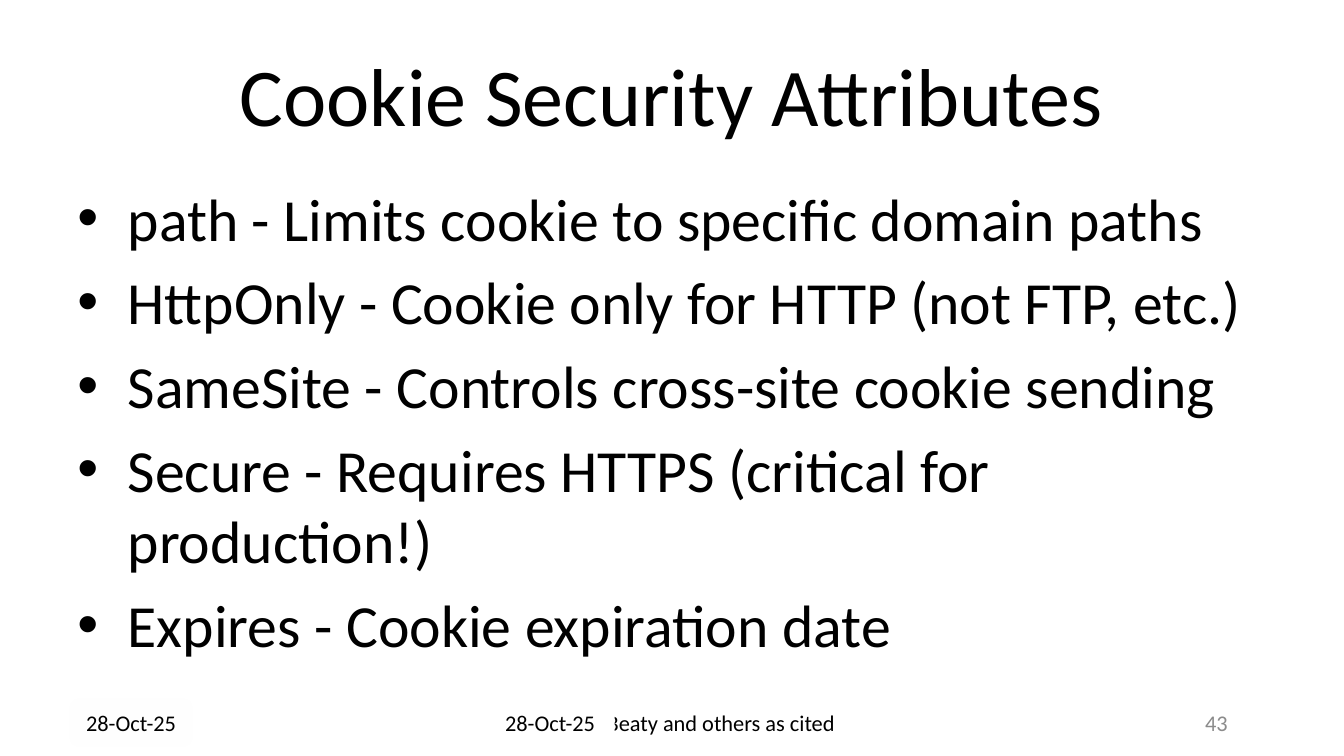
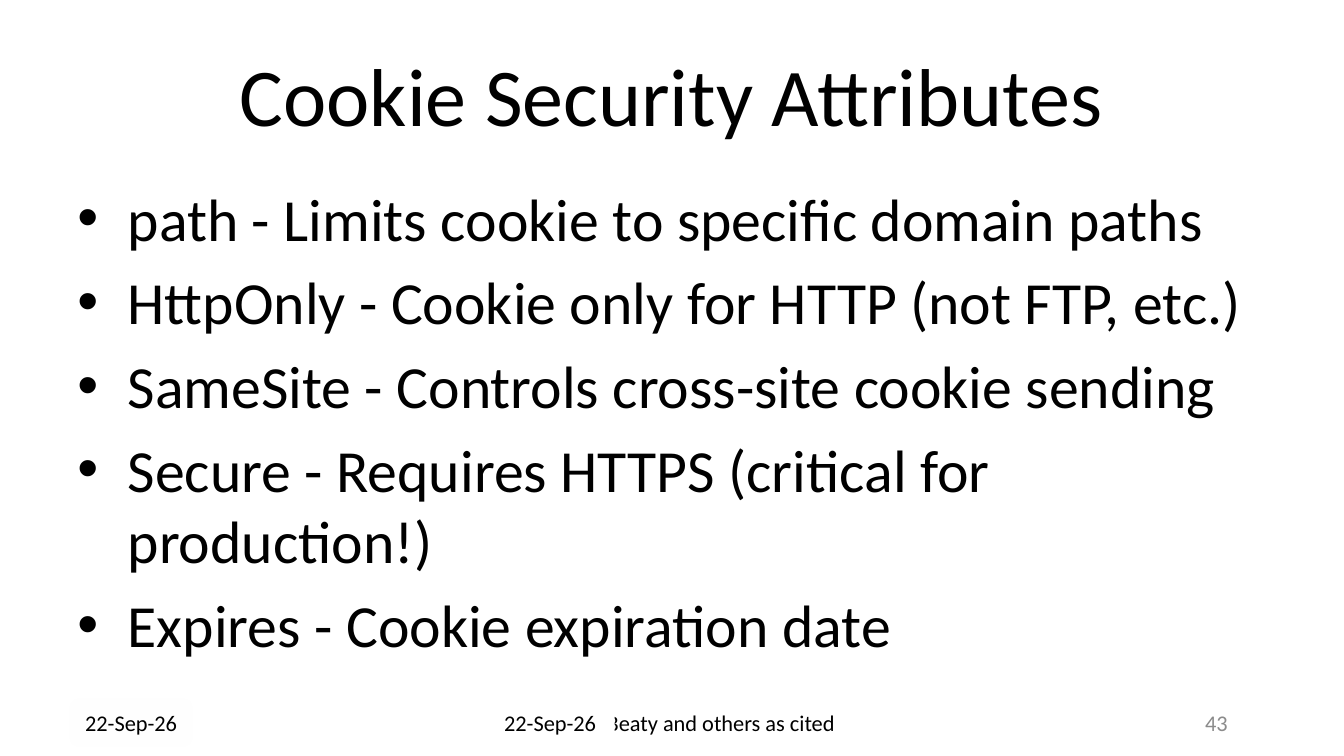
Before and after one commit to drb80/WebAppDev, a slide deck: slide 43 of Slides/Chapter05.pptx. Drawn at 1344x756 pixels with LibreOffice and Linux fonts; fonts in the diff are those of the drawing; background and template pictures are left out. Boxes give left, top, right and bottom in pixels: in the first picture for what was removed or moved away, otherwise in the second. Text is boxed around its words. In the diff, an @@ line names an element or a change of style, - is before the commit and + after.

```diff
--- a/Slides/Chapter05.pptx
+++ b/Slides/Chapter05.pptx
@@ text at bbox=[85, 716, 177, 735]: text changed @@
-28-Oct-25
+22-Sep-26
@@ text at bbox=[504, 716, 596, 735]: text changed @@
-28-Oct-25
+22-Sep-26
```
Also in this commit, not shown: 68 other slides changed, 4 other files.
